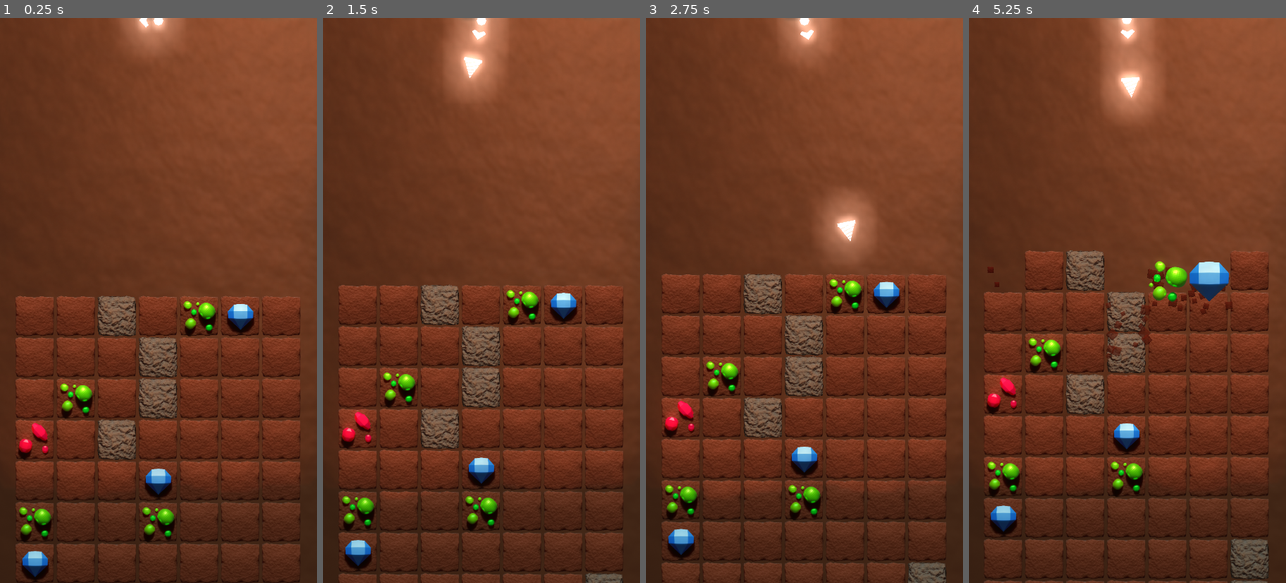
Above: before the commit, frames 1-4 (left to right).
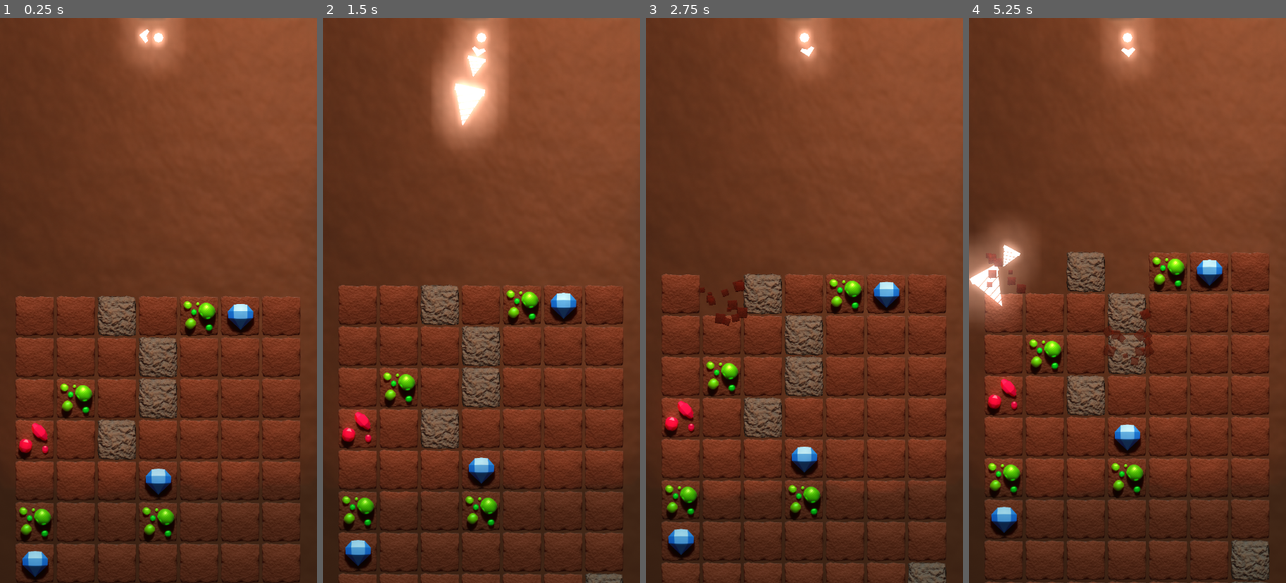
Above: after the commit, the same moments.

Repository: Maxic/arcade
Game: Godot game, scene res://main.tscn
The game is run twice, just before and just after one commit, with the same random seed, the same clock (stepped at 60 frames per second) and the same inputs.
Inputs (mouse positions are in pixels of both pictures, inside the frame that each line leads up to):
- Up to frame 1 (0.25 s): no input
- Up to frame 2 (1.5 s): move the mouse to (551, 272) at 0.52 s; press the mouse at (551, 272) at 0.53 s; move the mouse to (418, 328) at 1.27 s; release the mouse at (418, 328) at 1.28 s; click (418, 328) at 1.35 s
- Up to frame 3 (2.75 s): move the mouse to (836, 176) at 2.02 s; press the mouse at (836, 176) at 2.03 s
- Up to frame 4 (5.25 s): move the mouse to (1111, 413) at 2.77 s; release the mouse at (1111, 413) at 2.78 s; click (1111, 413) at 2.85 s; move the mouse to (1222, 385) at 3.52 s; press the mouse at (1222, 385) at 3.53 s; move the mouse to (1032, 215) at 4.27 s; release the mouse at (1032, 215) at 4.28 s; click (1032, 215) at 4.35 s; move the mouse to (1143, 300) at 5.02 s; press the mouse at (1143, 300) at 5.03 s

The runs differ from the first frame. In frame 1, 0.8% of the frame differs, in the area x 42-55%, y 0-9%; in frame 2, 3.4%; in frame 3, 2.7%; in frame 4, 12%, in the area x 0-95%, y 0-100%.

Commit message:
different levels of drills

Diff:
--- a/project.godot
+++ b/project.godot
@@ -13,9 +13,15 @@
 "class": "Block",
 "language": "GDScript",
 "path": "res://script/block.gd"
+}, {
+"base": "KinematicBody2D",
+"class": "Drill",
+"language": "GDScript",
+"path": "res://script/drill.gd"
 } ]
 _global_script_class_icons={
-"Block": ""
+"Block": "",
+"Drill": ""
 }
 
 [application]
--- a/scenes/bot.tscn
+++ b/scenes/bot.tscn
@@ -1,11 +1,13 @@
-[gd_scene load_steps=4 format=2]
+[gd_scene load_steps=5 format=2]
 
 [ext_resource path="res://script/drill_orbit.gd" type="Script" id=1]
 [ext_resource path="res://assets/ship_D.png" type="Texture" id=2]
 [ext_resource path="res://assets/meteor_small.png" type="Texture" id=3]
+[ext_resource path="res://script/bot.gd" type="Script" id=4]
 
 [node name="bot" type="Sprite"]
 texture = ExtResource( 3 )
+script = ExtResource( 4 )
 
 [node name="drill_orbit" type="Node2D" parent="."]
 script = ExtResource( 1 )
--- a/scenes/drill_bullet.tscn
+++ b/scenes/drill_level1.tscn
@@ -1,20 +1,19 @@
 [gd_scene load_steps=4 format=2]
 
-[ext_resource path="res://script/drill.gd" type="Script" id=1]
-[ext_resource path="res://assets/drill_white.png" type="Texture" id=2]
+[ext_resource path="res://assets/drill_white.png" type="Texture" id=1]
+[ext_resource path="res://script/drill.gd" type="Script" id=2]
 
 [sub_resource type="CircleShape2D" id=1]
-radius = 18.0
+radius = 20.0
 
 [node name="drill" type="KinematicBody2D"]
-script = ExtResource( 1 )
+script = ExtResource( 2 )
 
 [node name="sprite" type="Sprite" parent="."]
-position = Vector2( -3.57166, 0.396851 )
 rotation = -1.5708
 scale = Vector2( 0.6, 0.4 )
-texture = ExtResource( 2 )
+texture = ExtResource( 1 )
 
 [node name="drill_collider" type="CollisionShape2D" parent="."]
-position = Vector2( 1.5, 0 )
+position = Vector2( 5, 0 )
 shape = SubResource( 1 )
--- /dev/null
+++ b/scenes/drill_level2.tscn
@@ -0,0 +1,17 @@
+[gd_scene load_steps=3 format=2]
+
+[ext_resource path="res://assets/drill_white.png" type="Texture" id=1]
+
+[sub_resource type="CircleShape2D" id=1]
+radius = 40.0
+
+[node name="drill" type="KinematicBody2D"]
+
+[node name="sprite" type="Sprite" parent="."]
+rotation = -1.5708
+scale = Vector2( 1, 0.8 )
+texture = ExtResource( 1 )
+
+[node name="drill_collider" type="CollisionShape2D" parent="."]
+position = Vector2( 15, 0 )
+shape = SubResource( 1 )
--- a/script/block.gd
+++ b/script/block.gd
@@ -62,9 +62,9 @@
 	if body.is_in_group("drill"):
 		body.blocks_hit += 1
 
+
 func destroy(body):
 	if body.is_in_group("drill"):
-		body.blocks_hit += 1
 		get_node("/root/main/shake_cam").trigger_shake = true
 
 		# particles
--- /dev/null
+++ b/script/bot.gd
@@ -0,0 +1,30 @@
+extends Sprite
+
+var charging_time = 0
+var drill_level = 1
+
+func _ready():
+	var x_pos = get_viewport().size.x / 2
+	var y_pos = get_viewport().size.y / 25
+	global_position = Vector2(x_pos, y_pos)
+
+func _physics_process(delta):
+	if Input.is_action_pressed("shoot"):
+		charging_time += 1
+
+		if charging_time > 120:
+			drill_level = 3
+			print("level_3")
+		elif charging_time > 30:
+			drill_level = 2
+			print("level_2")
+
+	if Input.is_action_just_released("shoot"):
+		var drill_bullet = Drill.new(drill_level)
+		drill_bullet.position = $drill_orbit/drill_static.global_position
+		drill_bullet.rotation_degrees = $drill_orbit.rotation_degrees
+		get_node("/root/main/").add_child(drill_bullet)
+
+		# reset stuff
+		charging_time = 0
+		drill_level = 1
--- a/script/drill.gd
+++ b/script/drill.gd
@@ -1,16 +1,51 @@
 extends KinematicBody2D
+class_name Drill
+
+# Preload assets
+var sprite_asset = preload("res://assets/drill_white.png")
 
 var speed = 1000
 var velocity = Vector2.ZERO
 var bounce_count = 0
-var bounce_count_max = 2
+var bounce_count_max
 var blocks_hit = 0
+var blocks_hit_max
 
-func _ready():
+func _init(drill_level):
 	add_to_group("drill")
 
+	# Add sprite node
+	var sprite = Sprite.new()
+	sprite.texture = sprite_asset
+	sprite.rotation_degrees = -90
+
+	# Add collider node
+	var collider = CollisionShape2D.new()
+	var shape = CircleShape2D.new()
+	shape.radius = 25
+	collider.shape = shape
+	collider.position = Vector2(5, 0)
+
+	# level specific drill properties
+	if drill_level == 1:
+		sprite.scale = Vector2(.6, .4)
+		bounce_count_max = 1
+		blocks_hit_max = 1
+	elif drill_level == 2:
+		sprite.scale = Vector2(1, .8)
+		bounce_count_max = 2
+		blocks_hit_max = 2
+	elif drill_level == 3:
+		sprite.scale = Vector2(2, 1.6)
+		bounce_count_max = 3
+		blocks_hit_max = 5
+
+	# add children
+	add_child(sprite)
+	add_child(collider)
+
 func _physics_process(delta):
-	if blocks_hit >=  1:
+	if blocks_hit >= blocks_hit_max:
 		queue_free()
 
 	velocity = speed * transform.x * delta
--- a/script/drill_orbit.gd
+++ b/script/drill_orbit.gd
@@ -1,17 +1,4 @@
 extends Node2D
-
-var drill_bullet_scene = preload("res://scenes/drill_bullet.tscn")
-
-func _ready():
-	var x_pos = get_viewport().size.x / 2
-	var y_pos = get_viewport().size.y / 100
-	get_parent().position = Vector2(x_pos, y_pos)
 
 func _physics_process(_delta):
 	look_at(get_viewport().get_mouse_position())
-
-	if Input.is_action_just_pressed("shoot"):
-		var drill_bullet = drill_bullet_scene.instance()
-		drill_bullet.position = $drill_static.global_position
-		drill_bullet.rotation_degrees = rotation_degrees
-		get_node("/root/").add_child(drill_bullet)
